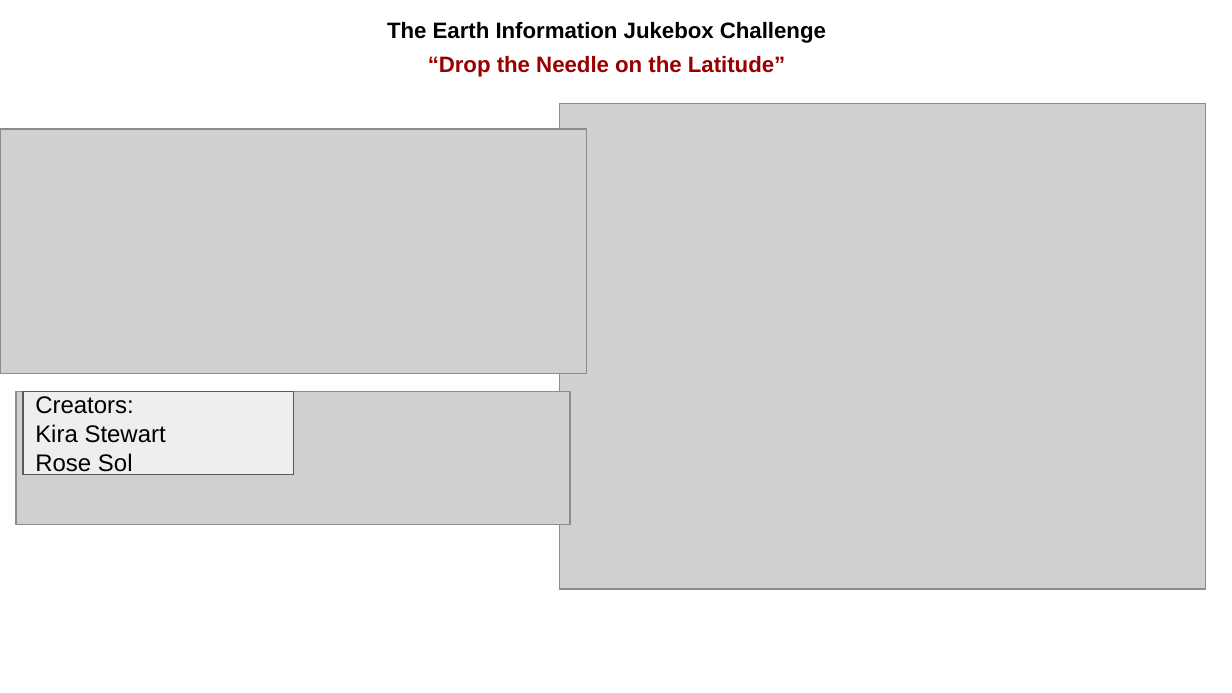
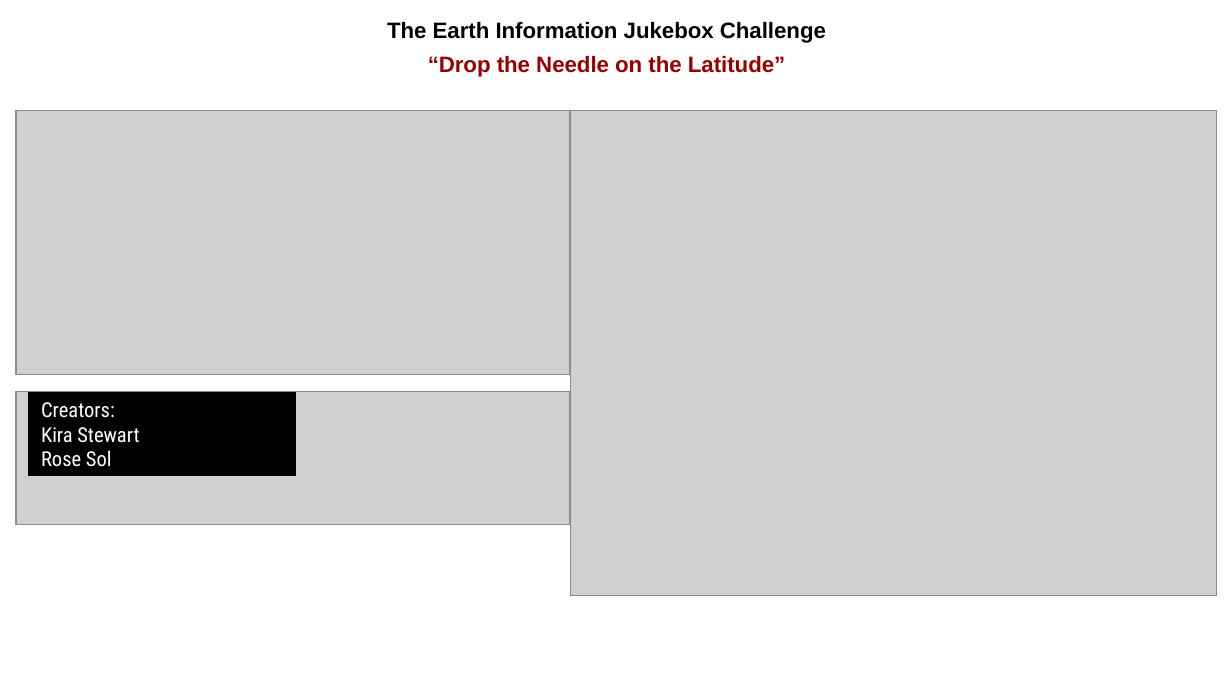
Before and after one commit to ss-stewart/Earth_Info_Jukebox, a slide deck: slide 6 of BKBBs NASA Space APPS.pptx. Drawn at 1232x693 pixels with LibreOffice and Linux fonts; fonts in the diff are those of the drawing; grey boxes stand for pictures. Boxes give left, top, right and bottom in pixels: in the first picture for what was removed or moved away, otherwise in the second. Text is boxed around its words. In the diff, an @@ line names an element or a change of style, - is before the commit and + after.

```diff
--- a/BKBBs NASA Space APPS.pptx
+++ b/BKBBs NASA Space APPS.pptx
@@ picture: place and size @@
-picture at [0,129,586,373]
+picture at [16,111,570,375]
@@ picture: place and size @@
-picture at [559,103,1205,589]
+picture at [570,111,1216,596]
@@ rectangle "Creators:": place and size @@
-rectangle "Creators:" at [23,392,293,474]
+rectangle "Creators:" at [28,393,296,476]
@@ rectangle "Creators:" at [28,393,296,476]: size 14 to 12 pt, font Arial to Roboto Condensed, text colour #000000 to #FFFFFF; fill #EEEEEE to #000000; outline #595959 0.75 pt to #000000 0.75 pt @@
```
Also in this commit, not shown: 3 other slides changed, 1 slide added, 1 slide removed, 1 other file.
